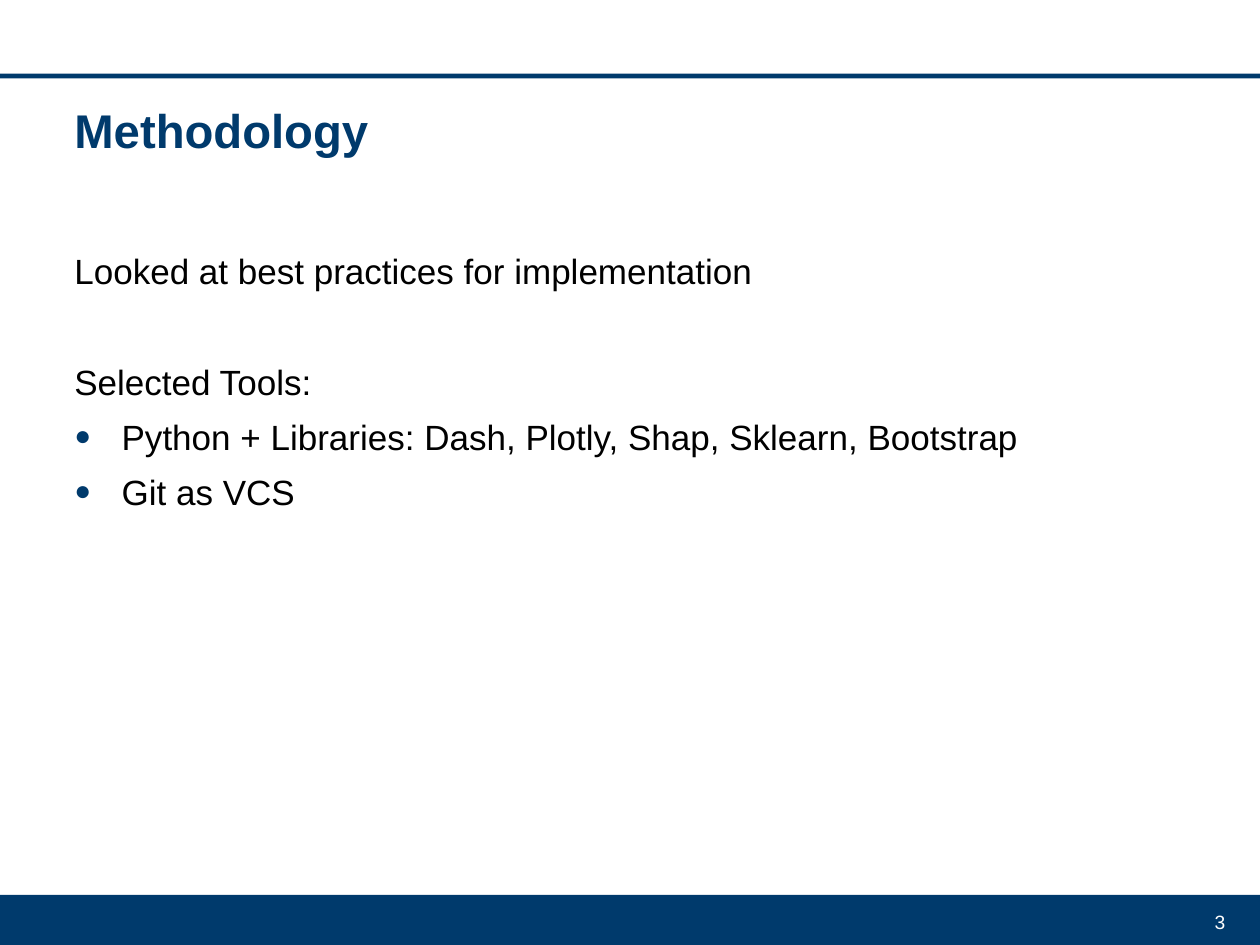
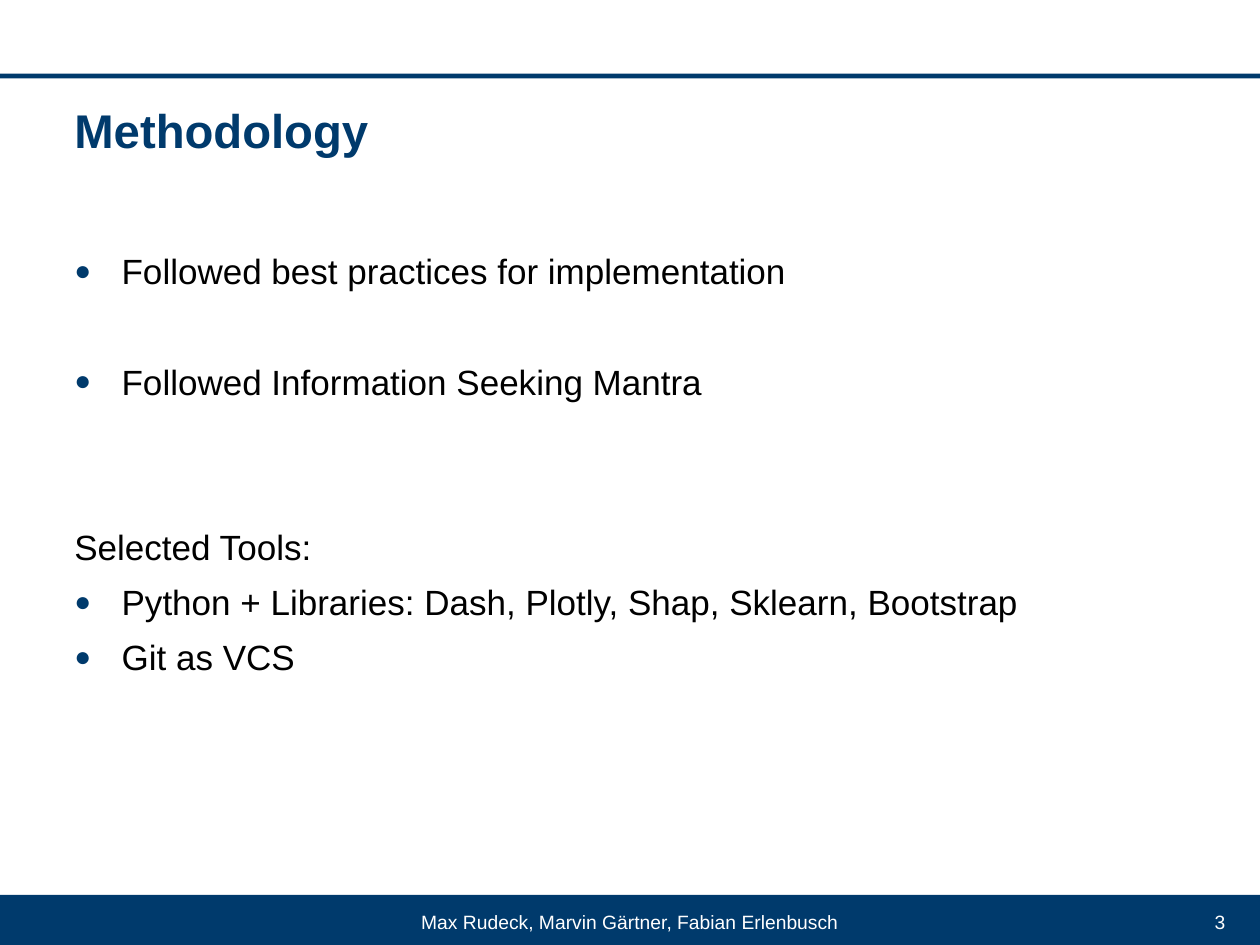
Before and after one commit to DrFab1/va_explainable_ai, a slide deck: slide 3 of VA_Projekt.ppt. Drawn at 1260x945 pixels with LibreOffice and Linux fonts; fonts in the diff are those of the drawing; background and template pictures are left out. Boxes give left, top, right and bottom in pixels: in the first picture for what was removed or moved away, otherwise in the second. Text is boxed around its words. In the diff, an @@ line names an element or a change of style, - is before the commit and + after.

```diff
--- a/VA_Projekt.ppt
+++ b/VA_Projekt.ppt
@@ text at (122,258,786,401): text changed @@
-Looked at best practices for implementation
+● Followed best practices for implementation
+● Followed Information Seeking Mantra
@@ text added at (421,915,838,932), 11 pt, text #FFFFFF @@
+Max Rudeck, Marvin Gärtner, Fabian Erlenbusch
```
Also in this commit, not shown: 4 other slides changed, 1 slide added, 1 slide removed.
